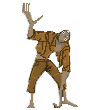
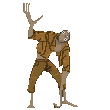
Comparing the layer stacks of the two 110px x 110px images. Changes:
painted on "attack" over (21, 3, 78, 108)
